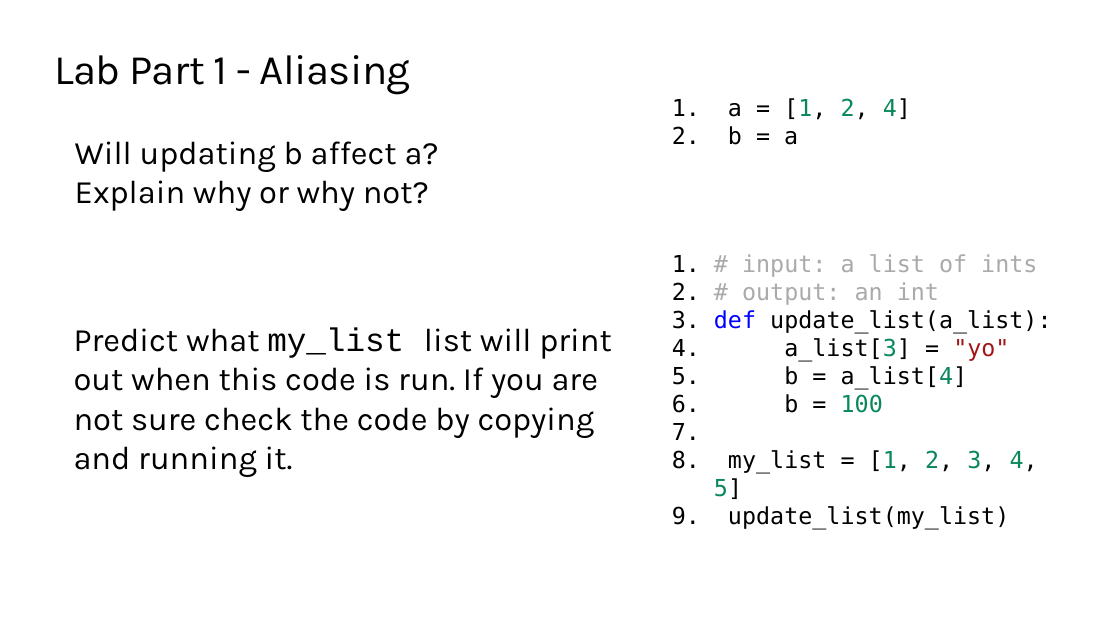
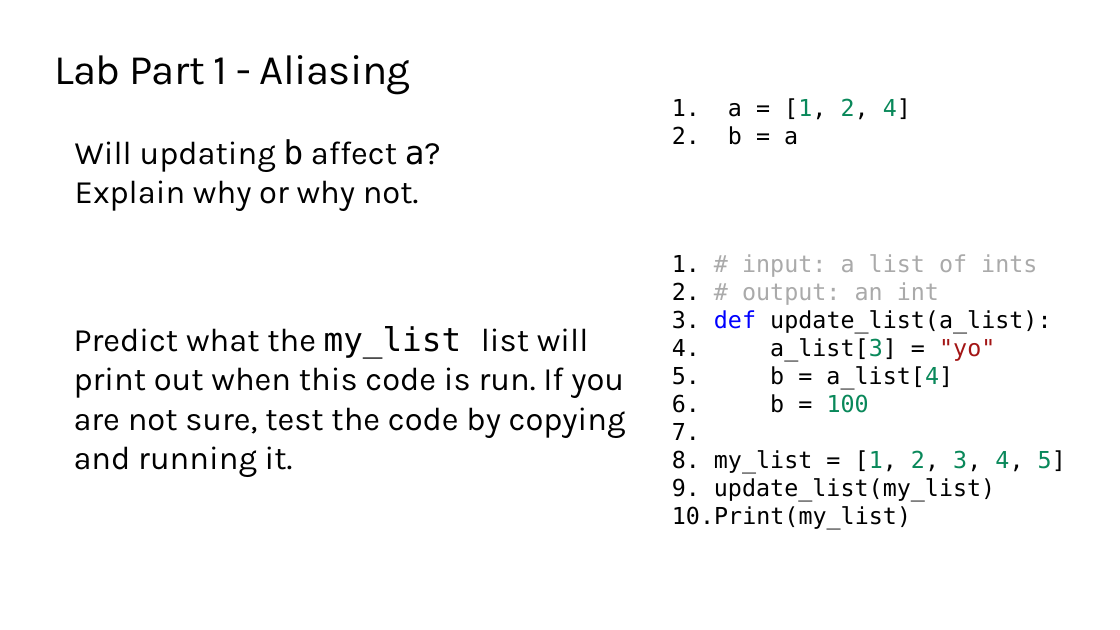
Before and after one commit to TEALSK12/2nd-semester-introduction-to-computer-science, a slide deck: slide 10 of docs/units/3_unit/slidedecks/Intro Python 3.04 TEALS.pptx. Drawn at 1120x630 pixels with LibreOffice and Linux fonts; fonts in the diff are those of the drawing; background and template pictures are left out. Boxes give left, top, right and bottom in pixels: in the first picture for what was removed or moved away, otherwise in the second. Text is boxed around its words. In the diff, an @@ line names an element or a change of style, - is before the commit and + after.

```diff
--- a/docs/units/3_unit/slidedecks/Intro Python 3.04 TEALS.pptx
+++ b/docs/units/3_unit/slidedecks/Intro Python 3.04 TEALS.pptx
@@ text at [75,139,441,211]: text changed @@
-  Will updating b affect a? Explain why or why not?
+  Will updating b affect a? Explain why or why not.
@@ text at [74,326,626,477]: text changed @@
-  Predict what my_list list will print out when this code is run. If you are not sure check the code by copying and running it.
+  Predict what the my_list list will print out when this code is run. If you are not sure, test the code by copying and running it.
@@ text at [672,506,911,530]: paragraph added @@
+9. Print(my_list)
```
Also in this commit, not shown: 13 other slides changed, 18 other files.
